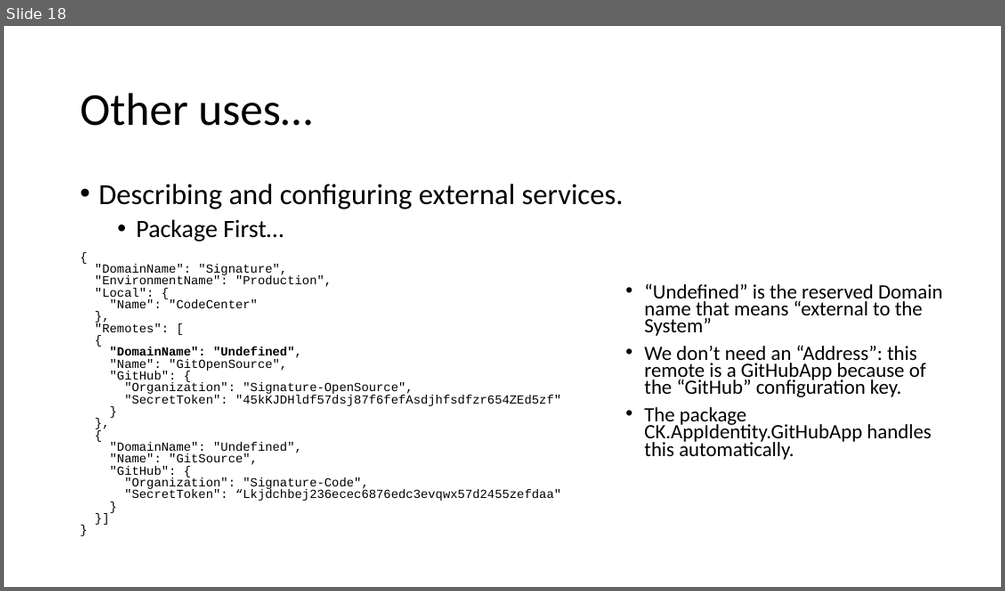
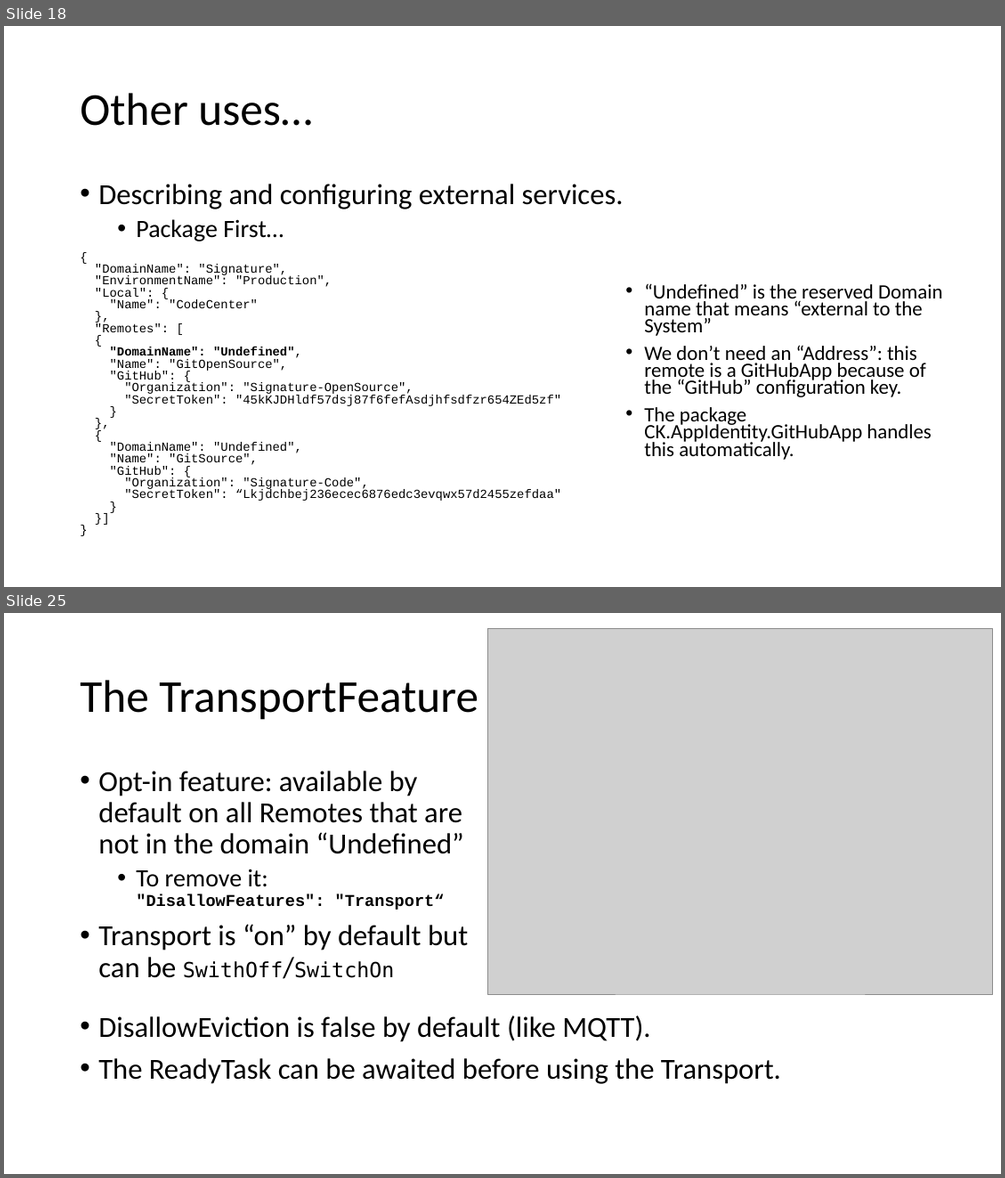
Before and after one commit to signature-opensource/CK-AppIdentity-Transport, a slide deck: Doc/CK-AppIdentity.pptx. Shown one above the other, each under a label of ours: slide 18 before the commit, slides 18 and 25 after it; the slides between them are not shown. The pictures are 1005x591 and 1005x1178 pixels, drawn with LibreOffice and Linux fonts; fonts in the diff are those of the drawing; grey boxes stand for pictures. Boxes give left, top, right and bottom in pixels: in the first picture for what was removed or moved away, otherwise in the second. Text is boxed around its words. In the diff, an @@ line names an element or a change of style, - is before the commit and + after.

Commit message:
Lot of stuff.
- New GetAllLeafRemotes() methods: simplifies Setup/Teardown codes.
- Channel current handler tracking.
- Poco channel basic implementation.
- Removed TransportMessage.IsResponse.
- Added OutgoingMessageFactory.Create with MutableSequence<byte>.
- Fixed RemoteParty.IsDestroyed.
- Lot of new doc.

```diff
--- a/Doc/CK-AppIdentity.pptx
+++ b/Doc/CK-AppIdentity.pptx
@@ slide 25 added at (x1=4, y1=613, x2=1001, y2=1174), background #FFFFFF @@
@@ picture added at (x1=488, y1=629, x2=992, y2=994) @@
@@ title added at (x1=80, y1=680, x2=478, y2=720), 44 pt, text #000000 @@
+The TransportFeature
@@ text added at (x1=98, y1=771, x2=468, y2=979), 28 pt, text #000000 @@
+• Opt-in feature: available by default on all Remotes that are not in the domain “Undefined”
+  • To remove it:
+    "DisallowFeatures": "Transport“
+• Transport is “on” by default but can be SwithOff/SwitchOn
@@ text added at (x1=98, y1=1015, x2=781, y2=1084), 28 pt, text #000000 @@
+• DisallowEviction is false by default (like MQTT).
+• The ReadyTask can be awaited before using the Transport.
```
Also in this commit, not shown: 10 other slides added, 47 other files.
